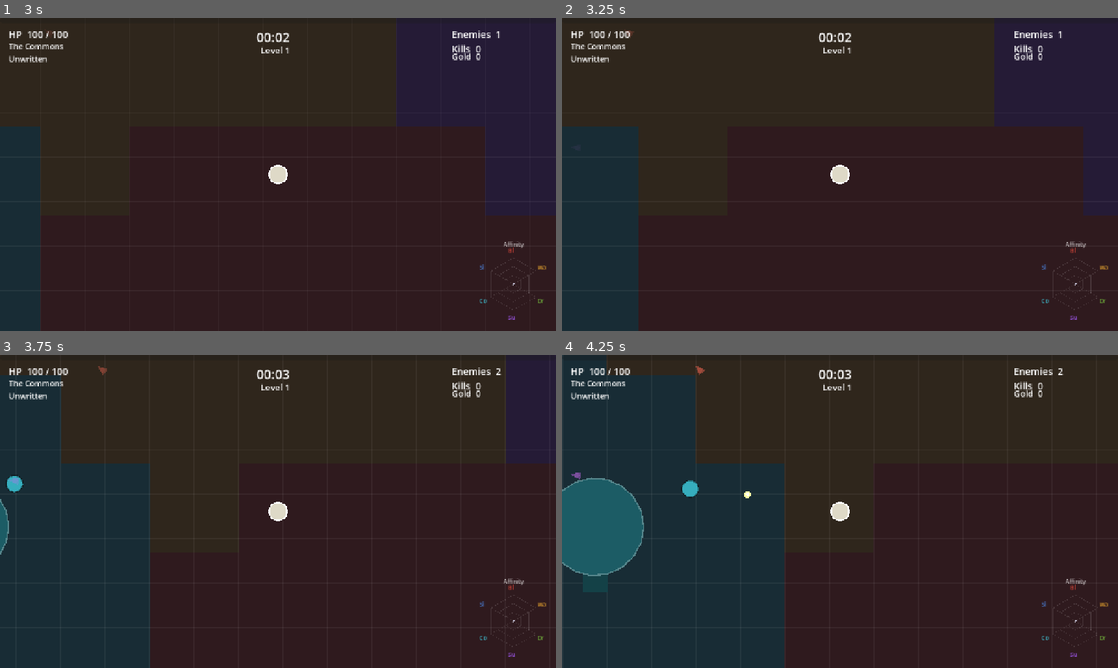
Above: before the commit, frames 1-4 (two rows, left to right).
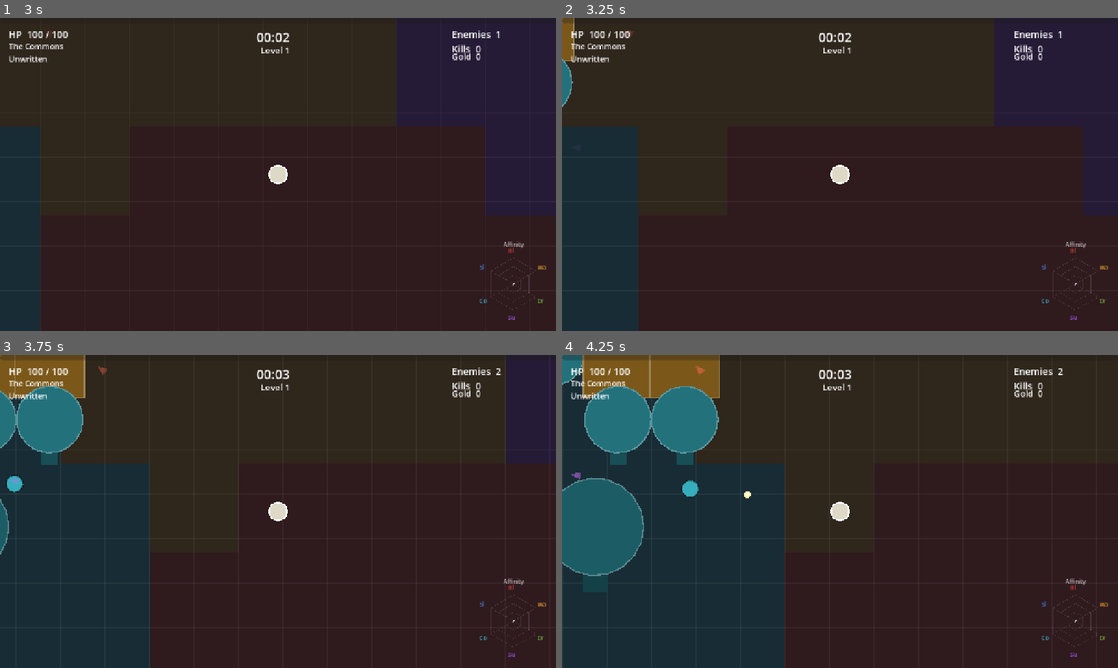
Above: after the commit, the same moments.

Repository: veighnsche/survivors-prototype
Game: Godot game, scene res://main_menu.tscn
The game is run twice, just before and just after one commit, with the same random seed, the same clock (stepped at 60 frames per second) and the same inputs.
Inputs:
- Up to frame 1 (3 s): click "Start Run" at 0.5 s; tap Enter at 1.25 s; hold W 1.28-2.78 s; tap 1 at 1.35 s; tap 2 at 2.1 s; hold A from 2.78 s (still down); tap 3 at 2.85 s
- Up to frame 2 (3.25 s): keep holding A
- Up to frame 3 (3.75 s): keep holding A; tap Q at 3.6 s
- Up to frame 4 (4.25 s): keep holding A

Frame 1 is identical in both runs. In frame 2, 0.5% of the frame differs, in the area x 0-3%, y 0-29%; in frame 3, 4.3%; in frame 4, 7.5%, in the area x 0-29%, y 0-36%.

Commit message:
Biome border walls with entrances + true expected-damage caster brain
Walls: BorderField streams permanent wall tiles along every biome border,
styled/colored by the biome they stand in (blocks, hedges, tombs, trees,
spires). ~30% of coarse gate-cells stay open as entrances, so crossing into a
biome means finding a way in. Flyers still soar over. The spawn disc's edge is
kept wall-free (the first version caged the player in a ring at spawn).

Brain: spell selection now computes literal expected damage at the moment of
firing — per-target resist x vulnerability x out-of-biome x Shatter via
Enemy.damage_mult_for(), bolt includes bolt count + Fireburst splash over
actual neighbors, Nova sums its whole ring, Wither adds its debuff value.
Casts whichever number is biggest.

Co-Authored-By: Claude Opus 4.8 <noreply@anthropic.com>

Diff:
--- /dev/null
+++ b/scripts/border_field.gd
@@ -0,0 +1,76 @@
+class_name BorderField
+extends Node2D
+## Permanent walls along biome borders, streamed around the player. Borders are
+## closed except for entrance gaps (deterministic per seed), so crossing into a
+## biome means finding a way in. Wall tiles are styled by the biome they stand
+## in, so each side of a border looks like its own region.
+
+const TILE := 96.0
+const VIEW := 1400.0
+const GATE := 420.0  # coarse gate cells; a "gap" opens the whole gate cell
+
+var player: Node2D
+var biome_map: BiomeMap
+var world_seed := 0
+
+var _active: Dictionary = {}  # Vector2i tile -> ObstacleBody or null
+var _timer := 0.0
+
+
+func _process(delta: float) -> void:
+	_timer -= delta
+	if _timer > 0.0:
+		return
+	_timer = 0.4
+	_refresh()
+
+
+func _refresh() -> void:
+	if player == null or not is_instance_valid(player) or biome_map == null:
+		return
+	var center := Vector2i(int(floor(player.global_position.x / TILE)), int(floor(player.global_position.y / TILE)))
+	var span := int(ceil(VIEW / TILE))
+
+	var needed := {}
+	for dx in range(-span, span + 1):
+		for dy in range(-span, span + 1):
+			var c := center + Vector2i(dx, dy)
+			needed[c] = true
+			if not _active.has(c):
+				var node = _make(c)
+				_active[c] = node
+				if node != null:
+					add_child(node)
+
+	for c in _active.keys():
+		if not needed.has(c):
+			var node = _active[c]
+			if node != null and is_instance_valid(node):
+				node.queue_free()
+			_active.erase(c)
+
+
+func _make(c: Vector2i):
+	var pos := (Vector2(c) + Vector2(0.5, 0.5)) * TILE
+	# Keep the spawn area open — no cage ring around the starting Commons disc.
+	if pos.length() < Config.COMMONS_RADIUS + 220.0:
+		return null
+	var b := biome_map.biome_at(pos)
+	# A wall tile stands where a neighboring sample lies in a different biome.
+	var border := false
+	for off in [Vector2(TILE, 0), Vector2(-TILE, 0), Vector2(0, TILE), Vector2(0, -TILE)]:
+		if biome_map.biome_at(pos + off) != b:
+			border = true
+			break
+	if not border:
+		return null
+	# Entrance gaps: some coarse gate-cells along the border stay open.
+	var gate := Vector2i(int(floor(pos.x / GATE)), int(floor(pos.y / GATE)))
+	if posmod(hash(Vector3i(world_seed ^ 0x77AA11, gate.x, gate.y)), 100) < Config.WALL_GAP_PCT:
+		return null
+	var w := ObstacleBody.new()
+	w.size = Vector2(TILE + 4.0, TILE + 4.0)
+	w.style = Config.BIOMES[b].obstacle
+	w.color = Color(Config.BIOMES[b].color).darkened(0.45)
+	w.global_position = pos
+	return w
--- a/scripts/config.gd
+++ b/scripts/config.gd
@@ -152,6 +152,9 @@
 var CHEST_GOLD := 2
 var CHEST_HEAL := 25.0
 
+# Biome border walls
+var WALL_GAP_PCT := 30  # percent of border gate-cells left open as entrances
+
 # Obstacles / buildings
 var OBSTACLE_CELL := 420.0
 var OBSTACLE_VIEW_CELLS := 4
--- a/scripts/enemy.gd
+++ b/scripts/enemy.gd
@@ -187,14 +187,21 @@
 	return dir
 
 
+## The full multiplier an incoming hit of this type would get right now
+## (resistance x vulnerability x out-of-biome weakness) — used by the caster
+## brain to predict damage before committing to a spell.
+func damage_mult_for(dtype: String) -> float:
+	var mult: float = float(resists.get(dtype, 1.0)) * vuln_mult
+	if _outside:
+		mult *= Config.OUT_OF_BIOME_VULN
+	return mult
+
+
 ## Damage funnel with biome resistances + vulnerability. Returns applied damage.
 func take_damage(amount: float, dtype: String = "arcane") -> float:
 	if _dead:
 		return 0.0
-	var mult: float = float(resists.get(dtype, 1.0)) * vuln_mult
-	if _outside:
-		mult *= Config.OUT_OF_BIOME_VULN  # weakened away from home turf
-	var applied := amount * mult
+	var applied := amount * damage_mult_for(dtype)
 	if Sim.enabled:
 		Sim.damage_dealt += applied
 	hp -= applied
--- a/scripts/game.gd
+++ b/scripts/game.gd
@@ -87,6 +87,12 @@
 	obstacles.world_seed = map_seed
 	obstacles.biome_map = biome_map
 	add_child(obstacles)
+
+	var borders := BorderField.new()
+	borders.player = player
+	borders.biome_map = biome_map
+	borders.world_seed = map_seed
+	add_child(borders)
 
 	var loot := LootField.new()
 	loot.player = player
--- a/scripts/player.gd
+++ b/scripts/player.gd
@@ -298,11 +298,15 @@
 		add_insight(fam, 0.008)
 
 
-func _eff(e, dtype: String) -> float:
-	return float(e.resists.get(dtype, 1.0))
-
-
-# --- Caster brain: pick the best offensive for the situation ------------------
+# --- Caster brain: cast whatever deals the most damage RIGHT NOW ---------------
+## Expected damage of one hit on e, with resist/vuln/out-of-biome and Shatter.
+func _est(e, base: float, dtype: String) -> float:
+	var v: float = base * e.damage_mult_for(dtype)
+	if e.slow_t > 0.0 and family_tier("control") >= 2:
+		v *= 1.45
+	return v
+
+
 func _cast_brain(delta: float) -> void:
 	bolt_cd -= delta
 	nova_cd -= delta
@@ -312,41 +316,45 @@
 	var best := ""
 	var best_target = null
 
+	# Bolt: primary hit (per bolt) + Fireburst splash around the target.
 	if bolt_cd <= 0.0:
 		var t := _nearest_enemy_in(Config.CANTRIP.range)
 		if t != null:
-			var s: float = 1.0 * _eff(t, "arcane")
-			if s > best_score:
-				best_score = s
+			var per_bolt: float = Config.CANTRIP.damage * cantrip_mult
+			var dmg: float = _est(t, per_bolt, "arcane") * bolt_count
+			if explode_radius > 0.0:
+				for e2 in get_tree().get_nodes_in_group("enemies"):
+					if e2 != t and t.global_position.distance_to(e2.global_position) <= explode_radius:
+						dmg += _est(e2, per_bolt * 0.6 * fam_power.blast, "arcane")
+			if dmg > best_score:
+				best_score = dmg
 				best = "bolt"
 				best_target = t
 
+	# Nova: sum of expected damage over everything in the ring.
 	if nova_radius > 0.0 and nova_cd <= 0.0:
-		var cnt := 0
-		var effsum := 0.0
+		var total := 0.0
 		for e in get_tree().get_nodes_in_group("enemies"):
 			if global_position.distance_to(e.global_position) <= nova_radius:
-				cnt += 1
-				effsum += _eff(e, "arcane")
-		if cnt >= 2:
-			var s: float = cnt * (effsum / cnt) * 0.7
-			if s > best_score:
-				best_score = s
-				best = "nova"
-
+				total += _est(e, nova_damage * fam_power.blast, "arcane")
+		if total > best_score:
+			best_score = total
+			best = "nova"
+
+	# Wither: direct necrotic hit + the value of the vulnerability it applies.
 	if int(granted_tier.drain) >= 3 and wither_cd <= 0.0:
 		var tough = null
-		var tough_hp := 14.0
+		var tough_score := 0.0
 		for e in get_tree().get_nodes_in_group("enemies"):
-			if global_position.distance_to(e.global_position) <= 300.0 and e.hp > tough_hp:
-				tough_hp = e.hp
-				tough = e
-		if tough != null:
-			var s: float = (tough_hp / 30.0) * _eff(tough, "necrotic")
-			if s > best_score:
-				best_score = s
-				best = "wither"
-				best_target = tough
+			if global_position.distance_to(e.global_position) <= 300.0 and e.hp > 14.0:
+				var s: float = _est(e, 14.0, "necrotic") + minf(e.hp, 24.0) * 0.5
+				if s > tough_score:
+					tough_score = s
+					tough = e
+		if tough != null and tough_score > best_score:
+			best_score = tough_score
+			best = "wither"
+			best_target = tough
 
 	match best:
 		"bolt":
Not shown, added: scripts/border_field.gd.uid
